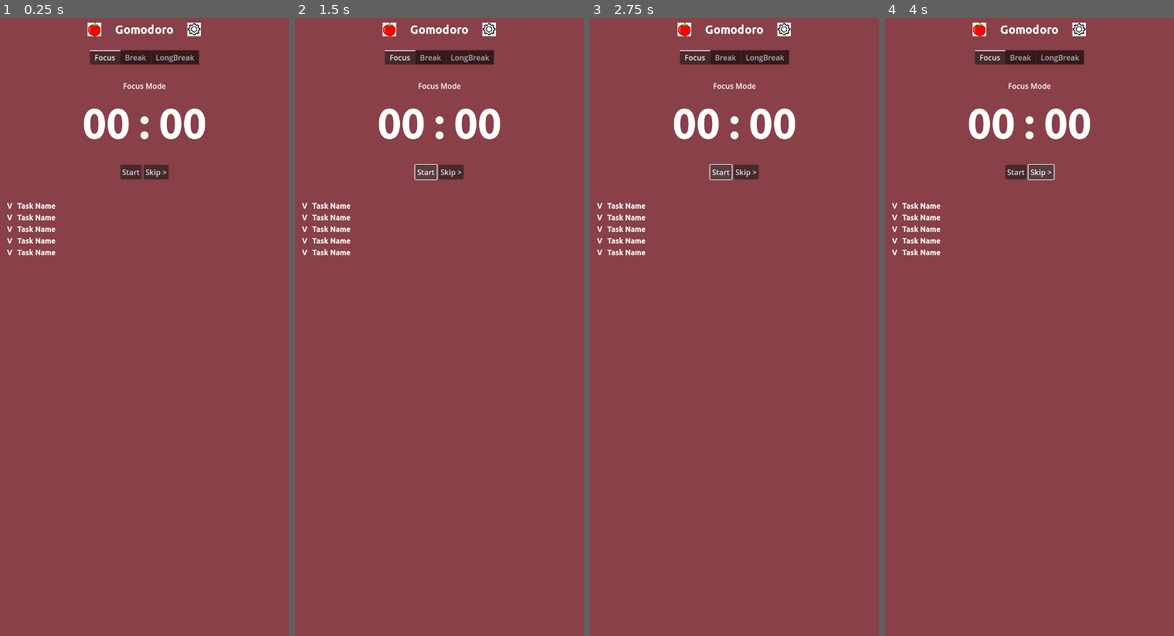
Above: before the commit, frames 1-4 (left to right).
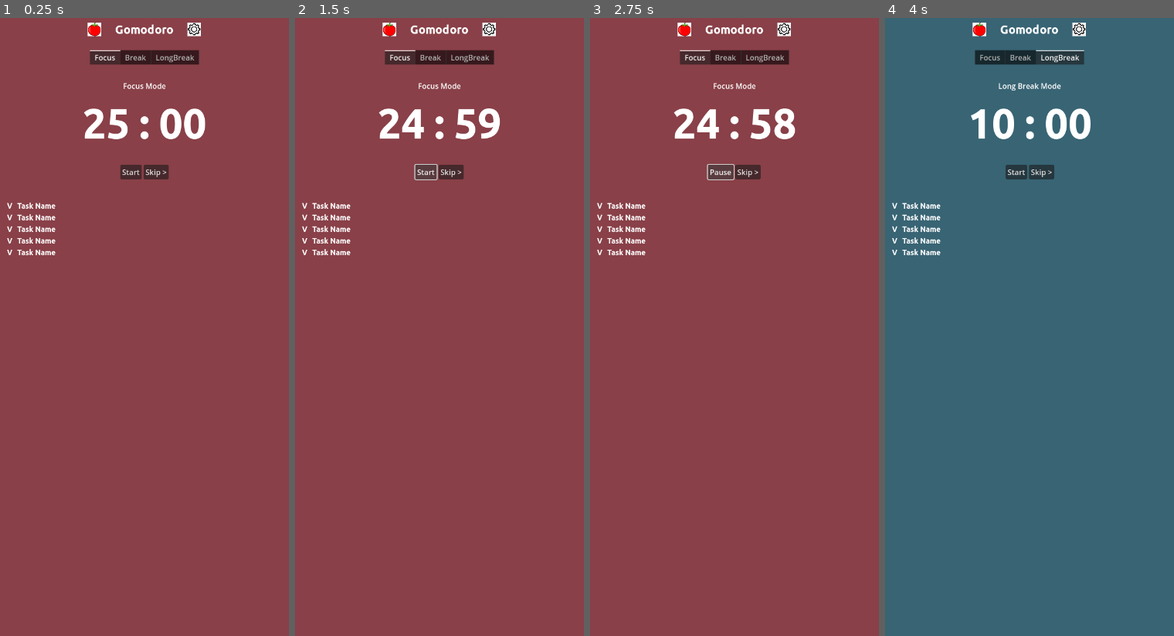
Above: after the commit, the same moments.

Repository: trubusoft/gomodoro
Game: Godot game, scene res://scenes/gomodoro.tscn
Two runs of this game, one before a commit and one after it. Both use one fixed random seed, a clock stepped at 60 frames per second and the inputs below.
Inputs:
- Up to frame 1 (0.25 s): no input
- Up to frame 2 (1.5 s): click "Start" at 0.5 s; click "Start" (after the commit: "Pause") at 1.25 s
- Up to frame 3 (2.75 s): click "Start" at 2 s
- Up to frame 4 (4 s): click "Skip >" at 2.75 s; click "Skip >" at 3.5 s

The runs differ from the first frame. In frame 1, 0.3% of the frame differs, in the area x 28-45%, y 14-20%; in frame 2, 0.7%; in frame 3, 0.8%; in frame 4, 99%, in the area x 0-100%, y 0-100%.

Commit message:
Update timer.gd
- add timer start/stop/pause wrapper
- add `timer_skipped` signal
- add `timer_mode`
- add timer initialization
- add ui update

Diff:
--- a/scenes/timer.gd
+++ b/scenes/timer.gd
@@ -1,44 +1,114 @@
 extends Control
 
-@export var wait_time_in_seconds: int
+
+signal timer_skipped
+
+
+@export var timer_mode: GlobalVariables.TIMER_MODE = GlobalVariables.TIMER_MODE.FOCUS
+@onready var timer = %Timer
+
+
+var wait_time_in_minutes: int
+var wait_time_in_seconds: int
+var is_started: bool = false
+var is_paused: bool:
+	set(value):
+		is_paused = value
+		%Timer.set_paused(is_paused)
+
+
 
 func initialize_timer():
+	print('initializing timer')
+	match timer_mode:
+		GlobalVariables.TIMER_MODE.FOCUS:
+			wait_time_in_minutes = GlobalVariables.FOCUS_TIME_IN_MINUTE
+		GlobalVariables.TIMER_MODE.BREAK:
+			wait_time_in_minutes = GlobalVariables.BREAK_TIME_IN_MINUTE
+		GlobalVariables.TIMER_MODE.LONG_BREAK:
+			wait_time_in_minutes = GlobalVariables.LONG_BREAK_TIME_IN_MINUTE
+
+	wait_time_in_seconds = wait_time_in_minutes * 60
+	is_started = false
+	is_paused = false
+
+	# https://docs.godotengine.org/en/4.2/classes/class_timer.html#enum-timer-timerprocesscallback
+	%Timer.set_timer_process_callback(0)
 	%Timer.set_wait_time(wait_time_in_seconds)
+
+
+func update_ui():
+	# Start/Pause Button
+
+	if is_started == false or is_paused == true:
+		%ButtonStart.text = str('Start')
+	else:
+		%ButtonStart.text = str('Pause')
+
+	# Timer label
+	var time_left_in_second: float = %Timer.get_time_left()
+
+	# on every start,the time left would be 0 when timer is paused
+	# if so, then use the global time left from upper hierarchy
+	if time_left_in_second == 0 and wait_time_in_seconds != 0:
+		time_left_in_second = wait_time_in_seconds
+
+	var minutes_left = get_minutes_left(time_left_in_second)
+	var second_left = get_seconds_left(time_left_in_second)
+	update_minute_label(minutes_left)
+	update_second_label(second_left)
+
 
 func start_timer():
 	%Timer.start()
+	is_started = true
+
+
+func pause_timer():
+	is_paused = not is_paused
+
 
 func stop_timer():
 	%Timer.stop()
 
-func _ready():
-	initialize_timer()
-	start_timer()
 
-func _physics_process(_delta):
-	var time_left_in_second: float = %Timer.get_time_left()
+func get_timer_time_left() -> int:
+	return %Timer.get_time_left()
 
-	var minutes_left = get_minutes_left(time_left_in_second)
-	var second_left = get_seconds_left(time_left_in_second)
-
-	update_minute_label(minutes_left)
-	update_second_label(second_left)
 
 func get_minutes_left(time_left: float) -> int:
 	@warning_ignore("integer_division")
 	return int(time_left) / 60
 
+
 func get_seconds_left(time_left: float) -> int:
 	return int(time_left) % 60
+
 
 func update_minute_label(minutes: float):
 	%LabelMinute.text = GlobalUtilities.decorate_zero_padding(minutes)
 
+
 func update_second_label(seconds: float):
 	%LabelSecond.text = GlobalUtilities.decorate_zero_padding(seconds)
 
+
+func _ready():
+	initialize_timer()
+	update_ui()
+
+
+func _physics_process(_delta):
+	update_ui()
+
+
 func _on_button_start_pressed():
-	start_timer()
+	if is_started == false:
+		start_timer()
+	else:
+		pause_timer()
+
 
 func _on_button_skip_pressed():
-	print('should skip to next state')
+	# emit this signal to be caught by gomodoro.gd
+	timer_skipped.emit()
